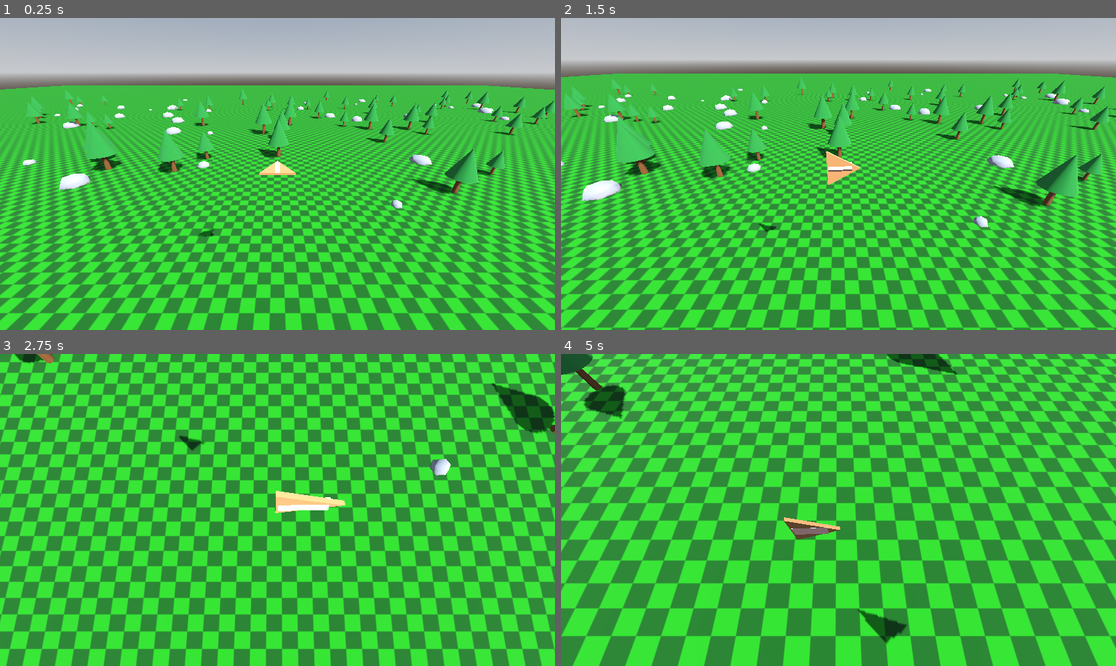
Above: before the commit, frames 1-4 (two rows, left to right).
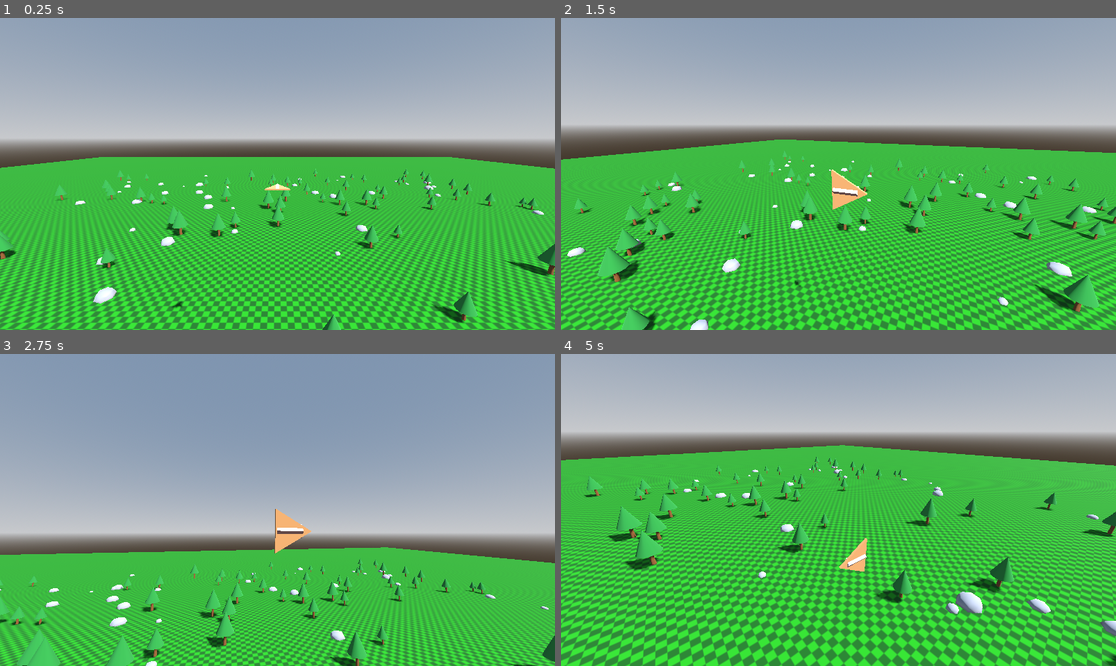
Above: after the commit, the same moments.

Repository: westonkelliher/glider
Game: Godot game, scene res://scenes/main.tscn
The game is run twice, just before and just after one commit, with the same random seed, the same clock (stepped at 60 frames per second) and the same inputs.
Inputs (mouse positions are in pixels of both pictures, inside the frame that each line leads up to):
- Up to frame 1 (0.25 s): no input
- Up to frame 2 (1.5 s): move the mouse to (960, 158) at 0.52 s; hold D (move_right) 0.53-1.28 s; click (960, 158) at 0.67 s; move the mouse to (727, 189) at 1.27 s; hold S (move_back) from 1.28 s (still down); click (727, 189) at 1.42 s
- Up to frame 3 (2.75 s): move the mouse to (333, 441) at 2.02 s; release S (move_back) at 2.03 s; hold D (move_right) from 2.03 s (still down); click (333, 441) at 2.17 s
- Up to frame 4 (5 s): move the mouse to (810, 572) at 2.77 s; release D (move_right) at 2.78 s; hold W (move_forward) 2.78-3.53 s; click (810, 572) at 2.92 s; move the mouse to (1005, 556) at 3.52 s; hold A (move_left) from 3.53 s (still down); click (1005, 556) at 3.67 s; tap Escape (ui_cancel) at 4.15 s; move the mouse to (672, 463) at 4.27 s; click (672, 463) at 4.42 s

The runs differ from the first frame. In frame 1, 82% of the frame differs, in the area x 0-100%, y 0-100%; in frame 2, 82%; in frame 3, 94%; in frame 4, 82%.

Commit message:
Mouse-look camera rig: yaw/pitch from mouse, click to recapture
Co-Authored-By: Claude Opus 4.8 <noreply@anthropic.com>

Diff:
--- /dev/null
+++ b/scenes/camera_rig.tscn
@@ -0,0 +1,9 @@
+[gd_scene format=3 uid="uid://j0dybgoh7dsf"]
+
+[ext_resource type="Script" uid="uid://r4d03xy2hxni" path="res://scripts/camera_rig.gd" id="1_txy7i"]
+
+[node name="CameraRig" type="Node3D" unique_id=478481249]
+script = ExtResource("1_txy7i")
+
+[node name="Camera3D" type="Camera3D" parent="." unique_id=1353424161]
+transform = Transform3D(1, 0, 0, 0, 0.9848077, 0.17364818, 0, -0.17364818, 0.9848077, 0, 2, 7)
--- a/scenes/main.tscn
+++ b/scenes/main.tscn
@@ -2,9 +2,8 @@
 
 [ext_resource type="Script" uid="uid://cnr0jq8ny1tis" path="res://environment/world.gd" id="1_world"]
 [ext_resource type="PackedScene" uid="uid://cjhkvk3egmt6j" path="res://scenes/glider_body.tscn" id="2_0wfyh"]
+[ext_resource type="PackedScene" uid="uid://j0dybgoh7dsf" path="res://scenes/camera_rig.tscn" id="3_jyhfs"]
 [ext_resource type="PackedScene" uid="uid://cjvqn1xv182j4" path="res://environment/floor.tscn" id="3_sugp2"]
-[ext_resource type="Script" uid="uid://bd8nc18ktfgyg" path="res://scripts/camera_rig.gd" id="4_camrig"]
-[ext_resource type="Script" uid="uid://dj7xn36l1neyv" path="res://scripts/camera_swivel.gd" id="5_camswivel"]
 
 [sub_resource type="ProceduralSkyMaterial" id="Sky_mat"]
 
@@ -27,20 +26,14 @@
 transform = Transform3D(0.7, -0.5, 0.5, 0, 0.7, 0.7, -0.7, -0.5, 0.5, 0, 80, 0)
 shadow_enabled = true
 
-[node name="CameraRig" type="Node3D" parent="." unique_id=1449307594 node_paths=PackedStringArray("target")]
-script = ExtResource("4_camrig")
-target = NodePath("../GliderBody")
-
-[node name="Camera3D" type="Camera3D" parent="CameraRig" unique_id=32768552 node_paths=PackedStringArray("target")]
-transform = Transform3D(1, 0, 0, 0, 0.87, 0.5, 0, -0.5, 0.87, 0, 4, 8)
-current = true
-script = ExtResource("5_camswivel")
-target = NodePath("../../GliderBody")
-
 [node name="World" type="Node3D" parent="." unique_id=375692207]
 script = ExtResource("1_world")
 
 [node name="GliderBody" parent="." unique_id=786574907 instance=ExtResource("2_0wfyh")]
-transform = Transform3D(1, 0, 0, 0, 1, 0, 0, 0, 1, 3, 10, 12.590519)
+transform = Transform3D(1, 0, 0, 0, 1, 0, 0, 0, 1, 3, 23.48406, 31.971806)
 
 [node name="Floor" parent="." unique_id=1291254760 instance=ExtResource("3_sugp2")]
+
+[node name="CameraRig" parent="." unique_id=478481249 node_paths=PackedStringArray("target") instance=ExtResource("3_jyhfs")]
+transform = Transform3D(1, 0, 0, 0, 1, 0, 0, 0, 1, 3, 27.630938, 50.561275)
+target = NodePath("../GliderBody")
--- a/scripts/camera_rig.gd
+++ b/scripts/camera_rig.gd
@@ -1,21 +1,37 @@
 extends Node3D
-## Camera rig PARENT (the "empty" pivot).
-## Smoothly follows the target's POSITION only. Rotation is handled by the
-## Camera3D child (camera_swivel.gd) so position lags but rotation stays snappy.
-## Runs in _physics_process to stay on the physics-interpolation timeline.
+
+@export var mouse_sensitivity: float = 0.0012
+@export var min_pitch: float = -1.4
+@export var max_pitch: float = 1.4
+
 
 @export var target: Node3D
-## Higher = snappier position follow. Exponential, frame-rate independent.
-@export var follow_sharpness: float = 6.0
+
+var yaw: float = 0.0
+var pitch: float = 0.0
+
 
 func _ready() -> void:
-	if target == null:
-		return
-	global_position = target.global_position
-	reset_physics_interpolation()  # avoid first-frame smear from origin
+	Input.mouse_mode = Input.MOUSE_MODE_CAPTURED
+	yaw = rotation.y
+	pitch = rotation.x
+
+
+func _unhandled_input(event: InputEvent) -> void:
+	if event is InputEventMouseMotion and Input.mouse_mode == Input.MOUSE_MODE_CAPTURED:
+		yaw -= event.relative.x * mouse_sensitivity
+		pitch -= event.relative.y * mouse_sensitivity
+		pitch = clamp(pitch, min_pitch, max_pitch)
+		rotation = Vector3(pitch, yaw, 0.0)
+	elif event.is_action_pressed("ui_cancel"):
+		Input.mouse_mode = Input.MOUSE_MODE_VISIBLE
+	elif event is InputEventMouseButton and event.pressed and Input.mouse_mode == Input.MOUSE_MODE_VISIBLE:
+		Input.mouse_mode = Input.MOUSE_MODE_CAPTURED
+
 
 func _physics_process(delta: float) -> void:
 	if target == null:
 		return
-	var t: float = 1.0 - exp(-follow_sharpness * delta)
-	global_position = global_position.lerp(target.global_position, t)
+	var to_target := target.position - position
+	var sped := 0.2 + to_target.length()*5.0
+	position = position.move_toward(target.position, sped * delta)
Not shown, changed: scripts/camera_rig.gd.uid
